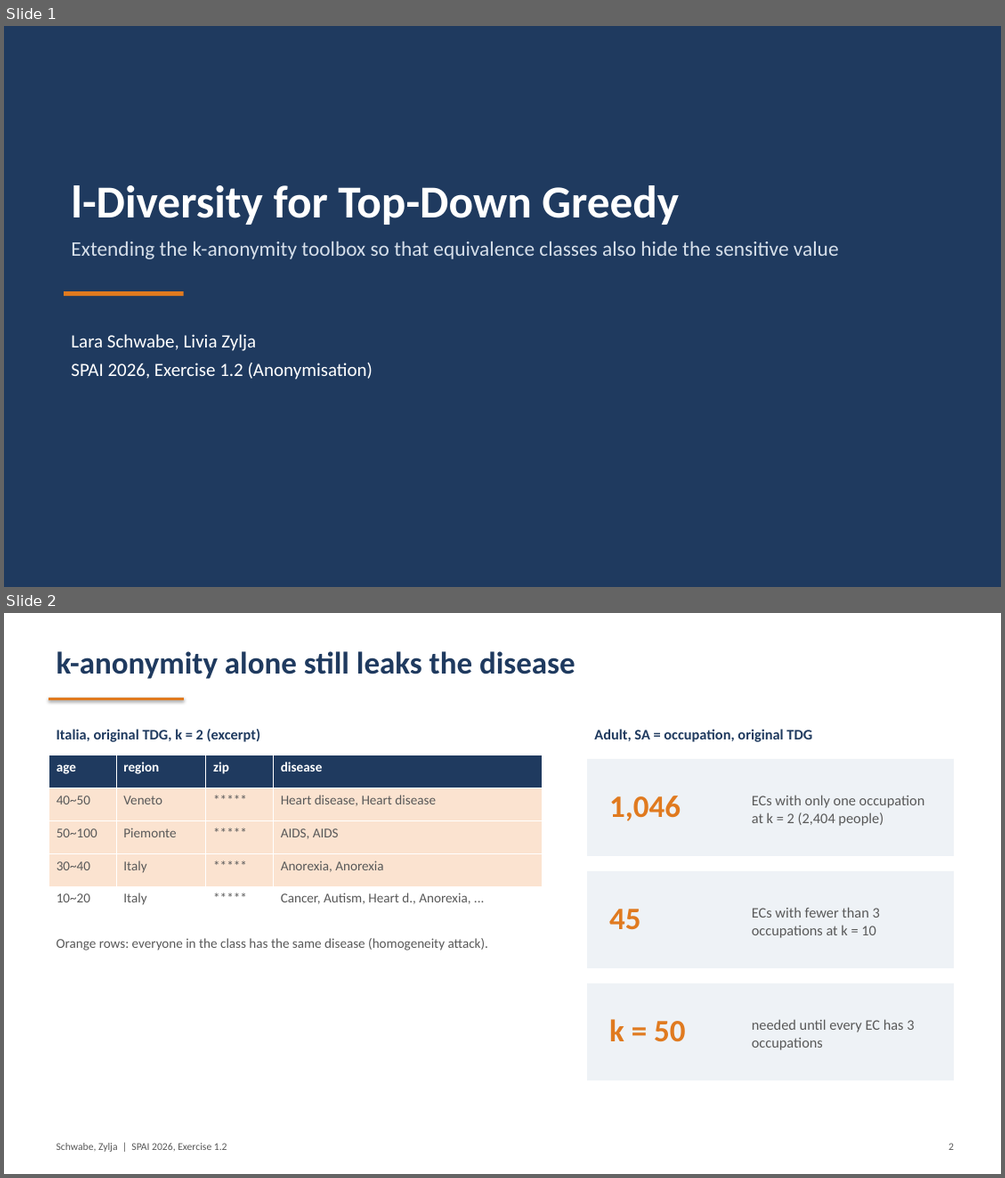
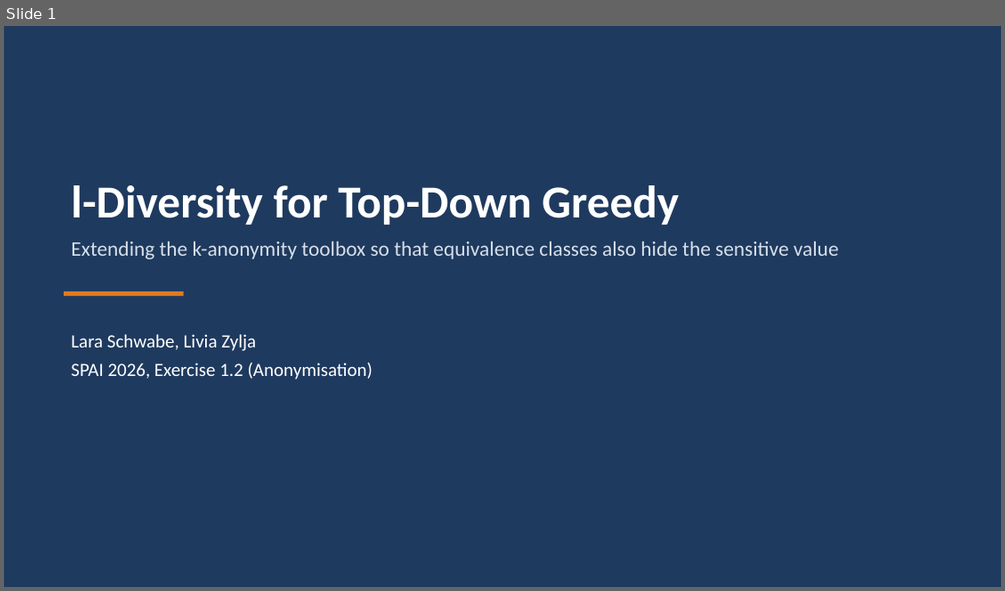
Before and after one commit to ds25m009-Lara-Schwabe/SPAI-l_Diversity, a slide deck: report/SPAI_Exercise1_2_TopDown_l-diversity_slides.pptx. Shown one above the other, each under a label of ours: slides 1 and 2 before the commit, slide 1 after it. The pictures are 1005x1178 and 1005x591 pixels, drawn with LibreOffice and Linux fonts; fonts in the diff are those of the drawing. Boxes give left, top, right and bottom in pixels: in the first picture for what was removed or moved away, otherwise in the second. Text is boxed around its words. In the diff, an @@ line names an element or a change of style, - is before the commit and + after.

Commit message:
Switch experiments to cahousing, fix classifier evaluation
- experiments on cahousing (SA = ocean_proximity): TDG vs TDG + distinct
  l = 2, 3 and entropy l = 2 for k = 2 ... 100, reject / retry / repair
  comparison, recursive (c, l)
- new privacy metric: share of records with the majority SA value of their EC
- classifier evaluation: numbers with minus sign or decimal point became 0,
  rows were matched with labels by position instead of ID, '*' now uses
  the mean of the attribute
- report, slides and README updated

```diff
--- a/report/SPAI_Exercise1_2_TopDown_l-diversity_slides.pptx
+++ b/report/SPAI_Exercise1_2_TopDown_l-diversity_slides.pptx
@@ slide 2 removed at <box>4,613,1001,1174</box>, background #FFFFFF @@
@@ text removed at <box>57,651,575,679</box> @@
-k-anonymity alone still leaks the disease
@@ line removed from (48, 699) to (184, 699) @@
@@ text removed at <box>57,729,261,742</box> @@
-Italia, original TDG, k = 2 (excerpt)
@@ text removed at <box>594,729,812,742</box> @@
-Adult, SA = occupation, original TDG
@@ table removed at <box>48,755,542,919</box>, 5 rows, 4 columns @@
-age | region | zip | disease
-40~50 | Veneto | ***** | Heart disease, Heart disease
-50~100 | Piemonte | ***** | AIDS, AIDS
-30~40 | Italy | ***** | Anorexia, Anorexia
-10~20 | Italy | ***** | Cancer, Autism, Heart d., Anorexia, ...
@@ rectangle removed at <box>587,759,954,856</box> @@
@@ text removed at <box>609,795,680,821</box> @@
-1,046
@@ text removed at <box>752,795,925,826</box> @@
-ECs with only one occupation at k = 2 (2,404 people)
@@ rectangle removed at <box>587,871,954,968</box> @@
@@ text removed at <box>609,908,640,930</box> @@
-45
@@ text removed at <box>752,907,880,938</box> @@
-ECs with fewer than 3 occupations at k = 10
@@ text removed at <box>57,938,488,950</box> @@
-Orange rows: everyone in the class has the same disease (homogeneity attack).
@@ rectangle removed at <box>587,983,954,1080</box> @@
@@ text removed at <box>609,1019,685,1042</box> @@
-k = 50
@@ text removed at <box>752,1019,914,1050</box> @@
-needed until every EC has 3 occupations
@@ text removed at <box>57,1143,227,1151</box> @@
-Schwabe, Zylja | SPAI 2026, Exercise 1.2
@@ text removed at <box>948,1143,954,1150</box> @@
-2
```
Also in this commit, not shown: 7 slides changed, 1 slide added, 26 other files.
